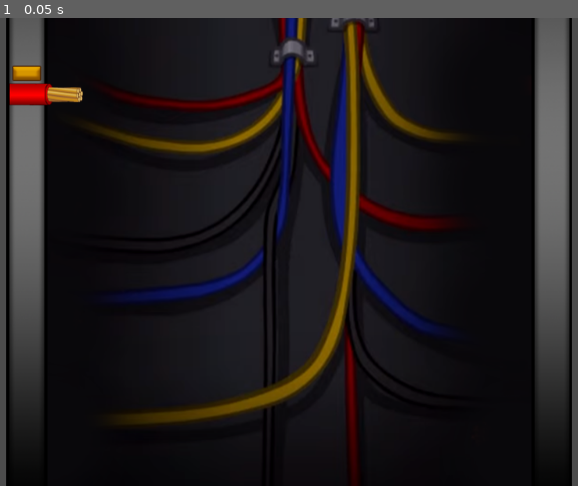
Above: before the commit, frame 1.
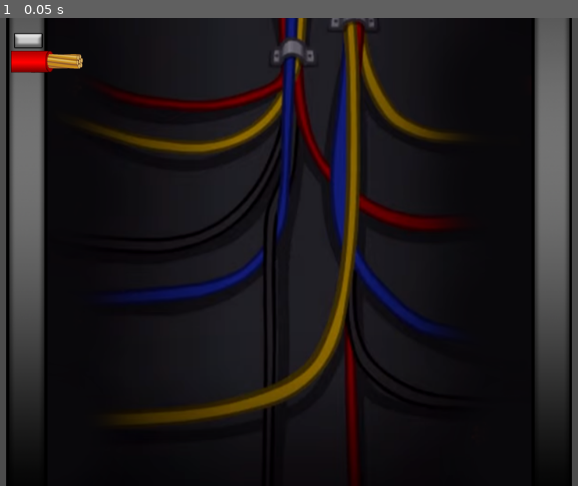
Above: after the commit, the same moment.

Repository: Team-Bunglon/something-left-to-lose
Game: Godot game, scene res://scenes/WireTask.tscn
The game is run twice, just before and just after one commit, with the same random seed, the same clock (stepped at 60 frames per second) and the same inputs.
Inputs:
- Up to frame 1 (0.05 s): no input

The runs differ from the first frame. In frame 1, 1.3% of the frame differs, in the area x 1-15%, y 3-19%.

Commit message:
stash : old wire task mechanics

Diff:
--- a/scenes/Wire.gd
+++ b/scenes/Wire.gd
@@ -2,16 +2,13 @@
 
 var WireEnd: Sprite
 var WireExposed: Sprite
-var WireBody: Sprite
-var startPoint : Vector2
-var startPosition : Vector2
+var WireMoving: Area2D
+var StartPoint: Vector2
 
 func _ready():
 	WireEnd = $WireEnd
 	WireExposed = $WireExposed
-	WireBody = $WireBody
-	startPoint = get_parent().position
-	startPosition = position
+	StartPoint = position
 
 func _input(event):
 	if event is InputEventMouseMotion and event.button_mask == BUTTON_LEFT:
@@ -20,10 +17,8 @@
 
 func update_wire(new_position):
 	position = new_position
-	var direction = new_position - startPoint
+	var direction = new_position - StartPoint
 	rotation = direction.angle()
-	var dist = startPoint.distance_to(new_position)
 
-	if WireBody != null and WireBody.texture != null:
-		WireEnd.position.x = dist
-		WireExposed.position.x = dist + WireEnd.texture.get_width()
+	var dist = StartPoint.distance_to(new_position)
+	WireEnd.scale = Vector2(dist / WireEnd.texture.get_size().x, WireEnd.scale.y)
--- a/scenes/WireTask.tscn
+++ b/scenes/WireTask.tscn
@@ -6,9 +6,10 @@
 [ext_resource path="res://assets/sprites/Wire_Task_Art/Wire_in.png" type="Texture" id=4]
 [ext_resource path="res://scenes/Wire.gd" type="Script" id=5]
 [ext_resource path="res://assets/sprites/Wire_Task_Art/Light_On.png" type="Texture" id=6]
+[ext_resource path="res://assets/sprites/Wire_Task_Art/Light.png" type="Texture" id=7]
 
 [sub_resource type="RectangleShape2D" id=1]
-extents = Vector2( 24.375, 14 )
+extents = Vector2( 22.5, 10 )
 
 [node name="WireTask" type="Node2D"]
 
@@ -16,31 +17,34 @@
 position = Vector2( 512, 300 )
 texture = ExtResource( 1 )
 
-[node name="LeftWires" type="Node2D" parent="."]
-position = Vector2( 65, 50 )
+[node name="Wire" type="Node2D" parent="."]
 
-[node name="RedWire" type="Area2D" parent="LeftWires"]
-position = Vector2( 98, 47 )
-script = ExtResource( 5 )
-
-[node name="LightOn" type="Sprite" parent="LeftWires/RedWire"]
+[node name="LightOn" type="Sprite" parent="Wire"]
+visible = false
 position = Vector2( 13.312, -26 )
 scale = Vector2( 0.762755, 0.714286 )
 texture = ExtResource( 6 )
 
-[node name="WireBody" type="Sprite" parent="LeftWires/RedWire"]
-position = Vector2( 19, 1 )
+[node name="LightOff" type="Sprite" parent="Wire"]
+position = Vector2( 178.312, 29 )
+scale = Vector2( 0.762755, 0.714286 )
+texture = ExtResource( 7 )
+
+[node name="WireBody" type="Sprite" parent="Wire"]
+position = Vector2( 184, 56 )
 texture = ExtResource( 3 )
 
-[node name="WireEnd" type="Sprite" parent="LeftWires/RedWire"]
-position = Vector2( 32, 1 )
+[node name="Moving" type="Area2D" parent="Wire"]
+position = Vector2( 196, 56 )
+script = ExtResource( 5 )
+
+[node name="WireEnd" type="Sprite" parent="Wire/Moving"]
 texture = ExtResource( 2 )
 
-[node name="WireExposed" type="Sprite" parent="LeftWires/RedWire"]
-position = Vector2( 62, 1 )
+[node name="WireExposed" type="Sprite" parent="Wire/Moving"]
+position = Vector2( 29, -0.500004 )
 texture = ExtResource( 4 )
 
-[node name="WireCollision" type="CollisionShape2D" parent="LeftWires/RedWire"]
-position = Vector2( 60.625, 1 )
+[node name="Collision" type="CollisionShape2D" parent="Wire/Moving"]
+position = Vector2( 29.5, -0.500004 )
 shape = SubResource( 1 )
-disabled = true
Not shown, added: assets/sprites/Wire_Task_Art/BG_B&W.png.import
Not shown, added: assets/sprites/Wire_Task_Art/Wire_end_B&W.png.import
Not shown, added: assets/sprites/Wire_Task_Art/Wire_in_B&W.png.import
Binary file added: assets/sprites/Wire_Task_Art/Wire_inmiddle_B&W.png
Not shown, added: assets/sprites/Wire_Task_Art/Wire_inmiddle_B&W.png.import
Not shown, added: assets/sprites/Wire_Task_Art/Wire_start_B&W_A.png.import
Not shown, added: assets/sprites/Wire_Task_Art/Wire_start_B&W_B.png.import
Not shown, added: assets/sprites/Wire_Task_Art/Wire_start_B&W_C.png.import
Not shown, added: assets/sprites/Wire_Task_Art/Wire_start_B&W_D.png.import
Not shown, added: assets/sprites/Wire_Task_Art/Wire_start_B&W_E.png.import
Not shown: 1 places in scenes/WireTask.tscn that only renumber resources
